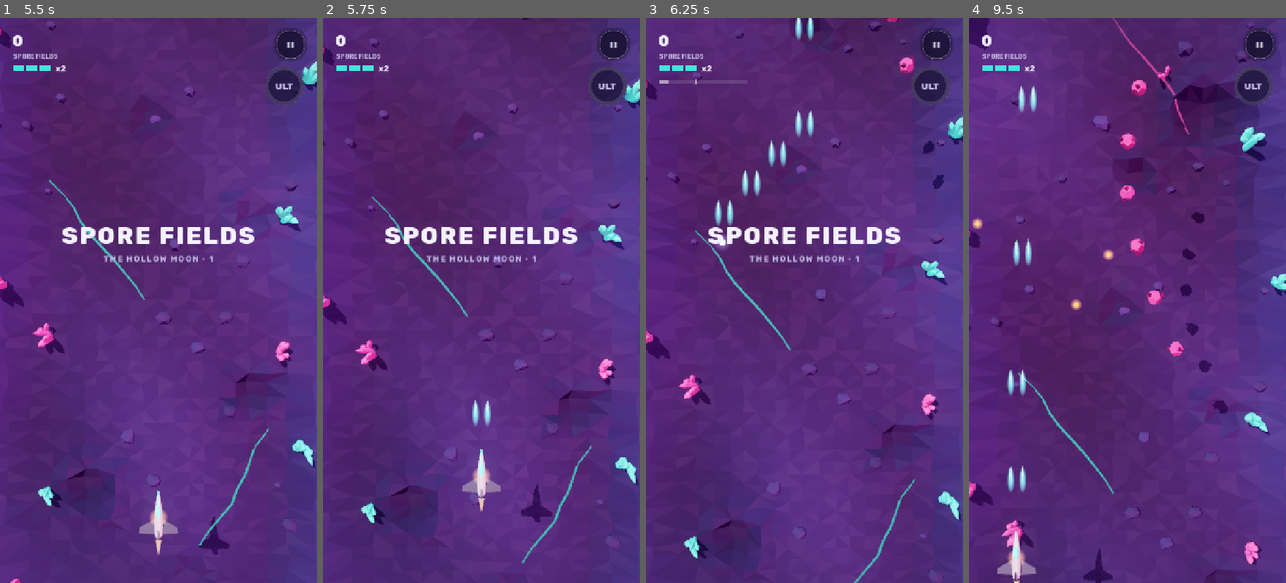
Above: before the commit, frames 1-4 (left to right).
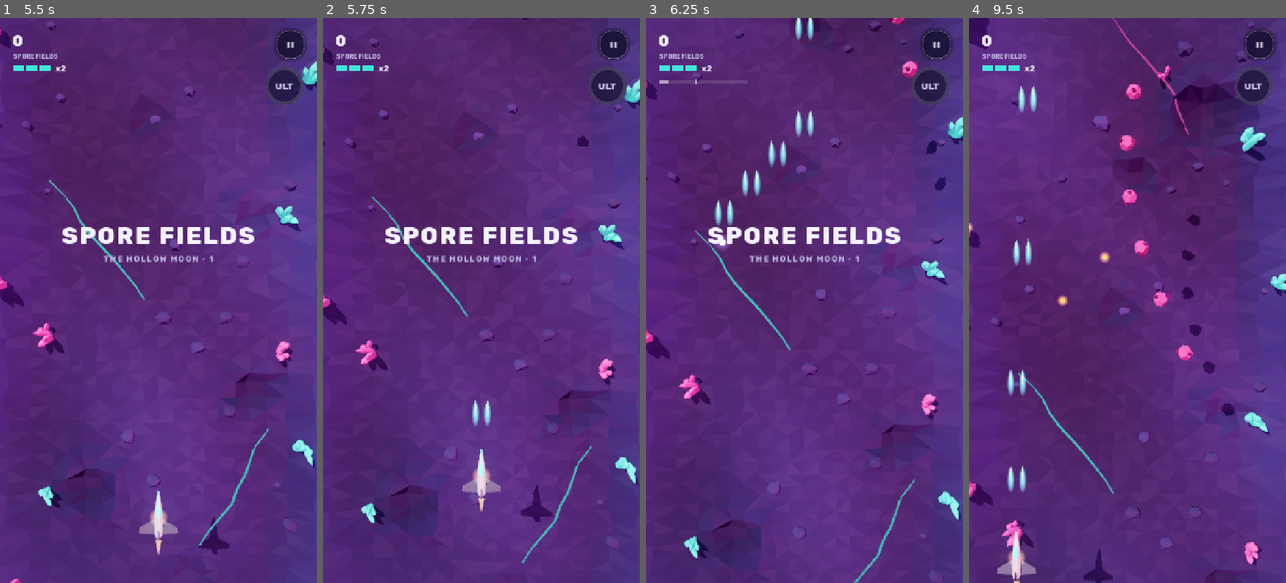
Above: after the commit, the same moments.

Repository: guillaumefont/games
Game: Godot game, scene res://scenes/boot.tscn
Two runs of this game, one before a commit and one after it. Both use one fixed random seed, a clock stepped at 60 frames per second and the inputs below.
Inputs (mouse positions are in pixels of both pictures, inside the frame that each line leads up to):
- Up to frame 1 (5.5 s): drag from (158, 300) to (190, 176) at 0.52 s; click "LANCE" at 1.25 s; click "WARDEN" at 2 s; drag from (95, 328) to (142, 413) at 2.77 s; move the mouse to (190, 176) at 3.52 s; hold Right 3.53-4.25 s; hold X 3.53-4.25 s; click "LANCE" at 4.25 s; click "1 SPORE FIELDS" at 5 s
- Up to frame 2 (5.75 s): no input
- Up to frame 3 (6.25 s): drag from (788, 413) to (709, 215) at 5.77 s
- Up to frame 4 (9.5 s): move the mouse to (1222, 385) at 6.52 s; hold Left 6.53-7.25 s; hold C 6.53-7.25 s; tap Space at 6.77 s; drag from (1032, 215) to (1079, 159) at 7.27 s; move the mouse to (1143, 300) at 8.02 s; hold Down 8.03-8.75 s; hold X 8.03-8.75 s; click (1143, 300) at 8.17 s; drag from (1079, 159) to (1064, 328) at 8.77 s

Frame 1 is identical in both runs. In frame 2, less than 0.1% of the frame differs, in the area x 80-84%, y 20-23%; in frame 3, 0.3%; in frame 4, 1.4%, in the area x 0-84%, y 11-71%.

Commit message:
Star Breaker: enemies and rock islands enter from above a tall phone's screen, not on it
Spawns used the 224-unit stage's top edge, but a 9:19.5 phone shows ~30 units more,
so enemies popped in on screen. They now enter from top() = max(H, view.end.y), and
script entries trigger that much earlier so arrival timing is unchanged. Islands show
80 units above the screen top so their raised cliffs never pop in.

Co-Authored-By: Claude Opus 5.5 <noreply@anthropic.com>
Claude-Session: https://claude.ai/code/session_01VxP4fpoxk96DfLK7mWdjr1

Diff:
--- a/star-breaker/scripts/vgame.gd
+++ b/star-breaker/scripts/vgame.gd
@@ -435,6 +435,12 @@
 	view = Rect2(W / 2.0 - hw, H / 2.0 - hh, hw * 2.0, hh * 2.0)
 
 
+## The top edge of what the screen shows, in stage units: a tall phone shows past the 224-unit
+## stage, so things enter from here (off screen), never from the stage's own top.
+func top() -> float:
+	return maxf(H, view.end.y)
+
+
 ## Screen pixels per stage unit (canvas coordinates), for 1:1 dragging.
 func px_per_unit() -> float:
 	var vp := get_viewport().get_visible_rect().size
@@ -651,7 +657,7 @@
 		Diag.note("TICK", "t=%d scroll=%d fps=%d enemies=%d eb=%d fx=%d" % [G.t, G.scroll, Engine.get_frames_per_second(), G.enemies.size(), G.eb.size(), fx.size()])
 	if not G.ended:
 		G.scroll += SCROLL
-	while G.si < script_list.size() and script_list[G.si].d <= G.scroll + H + 10:
+	while G.si < script_list.size() and script_list[G.si].d <= G.scroll + top() + 10:
 		spawn(script_list[G.si])
 		G.si += 1
 	if _touch_seen and not inp.hold:
@@ -1120,12 +1126,12 @@
 			if s.kind == "bloom":
 				spawn_boss()
 			elif s.kind == "twins":
-				E("shell", 36, H + 20, {boss = true, hp = 60.0, hold = 160.0})
-				E("shell", W - 36, H + 30, {boss = true, hp = 60.0, hold = 175.0})
+				E("shell", 36, top() + 20, {boss = true, hp = 60.0, hold = 160.0})
+				E("shell", W - 36, top() + 30, {boss = true, hp = 60.0, hold = 175.0})
 				hud.boss_name = "Shell Twins"
 				_boss_warn()
 			else:
-				var e := E("shell", W / 2, H + 24, {boss = true, hp = 110.0, hold = 165.0})
+				var e := E("shell", W / 2, top() + 24, {boss = true, hp = 110.0, hold = 165.0})
 				e.m.scale = Vector3.ONE * 1.5
 				e.hw *= 1.5
 				e.hh *= 1.5
@@ -1139,15 +1145,15 @@
 				tx = w.x + 1.0
 			elif tx > w.y:
 				tx = w.y - 1.0
-			E(s.type, tx, H + 10, {wy = s.d, key = s.get("key", "")})
+			E(s.type, tx, top() + 10, {wy = s.d, key = s.get("key", "")})
 		"carrier":
 			E("carrier", -8.0 if s.dir > 0 else W + 8.0, H - 34, {dir = s.dir, item = s.item})
 		"drifter":
 			var a: float = s.get("amp", 0.0)
 			var dx := _fit(s.x, s.d, a + 6.0)
-			E("drifter", dx, H + 8, {move = s.move, amp = a, ph = s.get("ph", 0.0), x0 = dx, stop = s.get("stop", 170.0)})
+			E("drifter", dx, top() + 8, {move = s.move, amp = a, ph = s.get("ph", 0.0), x0 = dx, stop = s.get("stop", 170.0)})
 		"shell":
-			E("shell", _fit(s.x, s.d + 40, 12.0), H + 14, {hold = 170.0})
+			E("shell", _fit(s.x, s.d + 40, 12.0), top() + 14, {hold = 170.0})
 
 
 ## Moves a spawn x inside a canyon's passage at distance `d`, `pad` clear of the rock.
@@ -1349,7 +1355,7 @@
 		# a row of breakable blocks fills the opening
 		var n := int(ceil(s.gw / 7.6))
 		for j in n:
-			E("block", s.gx - s.gw / 2 + 3.8 + j * (s.gw - 7.6) / maxf(1, n - 1), H + 6, {wy = b.wy})
+			E("block", s.gx - s.gw / 2 + 3.8 + j * (s.gw - 7.6) / maxf(1, n - 1), top() + 6, {wy = b.wy})
 	Diag.once("vbar " + s.mode)
 
 
@@ -1816,7 +1822,7 @@
 	update_chunks(G.scroll)
 	for isl in G.islands:
 		isl.m.position = Vector3(0, isl.d - G.scroll - H / 2.0, -7.0)
-		isl.m.visible = isl.d - G.scroll < H + 20 and isl.d - G.scroll > -400
+		isl.m.visible = isl.d - G.scroll < top() + 80 and isl.d - G.scroll > -400
 	var kit_ult: float = P.get("ult", 0.0)
 	hud.score = fmt(G.score)
 	hud.hull = P.hull if P.alive else 0
--- a/star-breaker/tests/visuals_test.gd
+++ b/star-breaker/tests/visuals_test.gd
@@ -150,6 +150,24 @@
 	check(alive > 10 and jolted == alive, "a living arc jolts about erratically, within bounds (%d of %d)" % [jolted, alive])
 	ub.free()
 
+	# --- things enter from off screen, even on a tall phone that shows past the stage ---
+	var keep_view: Rect2 = vg.view
+	vg.view = Rect2(-2.0, 112.0 - 141.0, 130.0, 282.0)  # a 9:19.5 phone
+	var first := {}
+	for e in vg.G.enemies:
+		first[e.id] = true
+	var on_screen := []
+	for f in 900:
+		tick(1)
+		for e in vg.G.enemies:
+			# carriers fly in from the side, and a boss's brood hatches out of it
+			if not first.has(e.id) and not e.get("boss", false) and e.type != "carrier" and e.get("score", 1) != 0:
+				first[e.id] = true
+				if e.y < vg.view.end.y:
+					on_screen.append("%s at %.0f" % [e.type, e.y])
+	check(first.size() > 5 and on_screen.is_empty(), "on a tall phone enemies appear above the screen's top edge, not on it (%d seen; on screen: %s)" % [first.size(), on_screen])
+	vg.view = keep_view
+
 	# --- explosions ---
 	var n0: int = vg.fx.size()
 	vg.boom(60.0, 120.0, 5.0, true)
